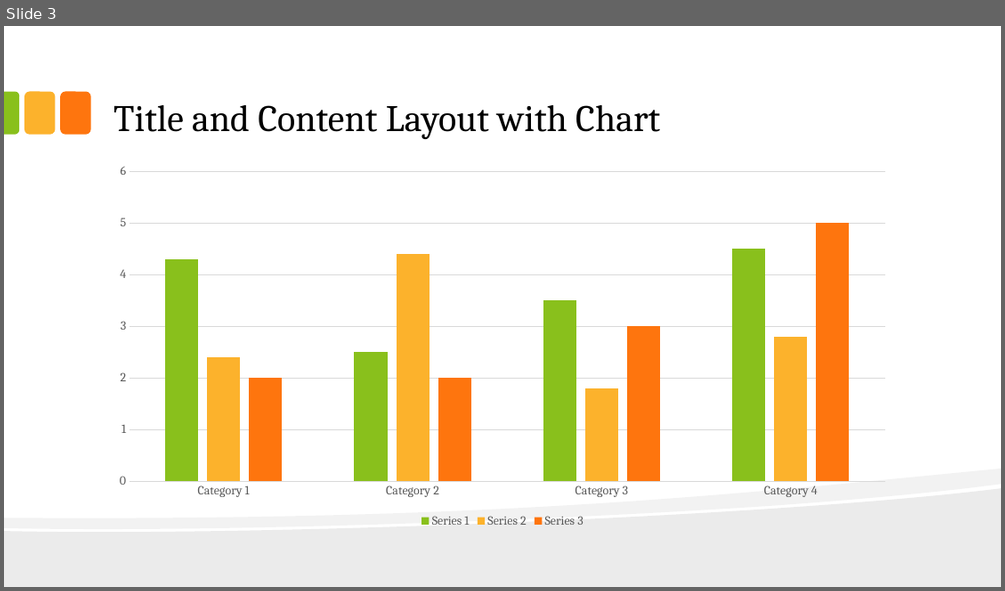
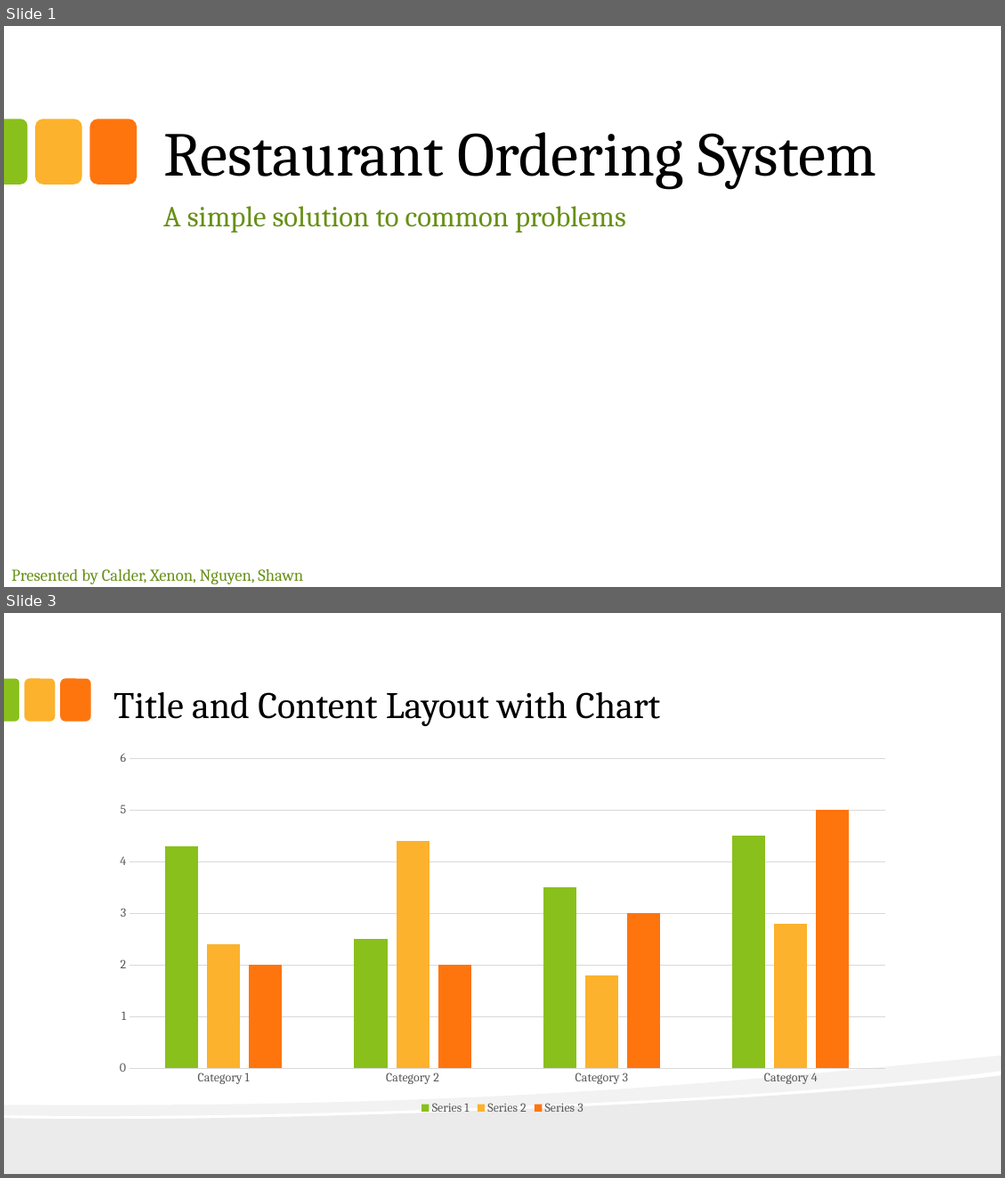
Before and after one commit to redlac/Interface-Design-Project-P3, a slide deck: Main Folder/presentation.pptx. Shown one above the other, each under a label of ours: slide 3 before the commit, slides 1 and 3 after it; the slides between them are not shown. The pictures are 1005x591 and 1005x1178 pixels, drawn with LibreOffice and Linux fonts; fonts in the diff are those of the drawing; background and template pictures are left out. Boxes give left, top, right and bottom in pixels: in the first picture for what was removed or moved away, otherwise in the second. Text is boxed around its words. In the diff, an @@ line names an element or a change of style, - is before the commit and + after.

```diff
--- a/Main Folder/presentation.pptx
+++ b/Main Folder/presentation.pptx
@@ slide 1 added at (x1=4, y1=26, x2=1001, y2=587), background picture (left out) @@
@@ round same rect added at (x1=4, y1=119, x2=27, y2=184), fill #89C01C @@
@@ rounded rectangle added at (x1=35, y1=119, x2=82, y2=184), fill #FCB22C @@
@@ rounded rectangle added at (x1=90, y1=119, x2=138, y2=184), fill #FE750E @@
@@ title added at (x1=163, y1=132, x2=877, y2=189), 60 pt, text #000000 @@
+Restaurant Ordering System
@@ subtitle added at (x1=163, y1=206, x2=626, y2=232), 28 pt, text #679015 @@
+A simple solution to common problems
@@ text added at (x1=11, y1=569, x2=303, y2=584), 16 pt, text #679015 @@
+Presented by Calder, Xenon, Nguyen, Shawn
```
Also in this commit, not shown: 1 other slide added, 2 slides removed.
